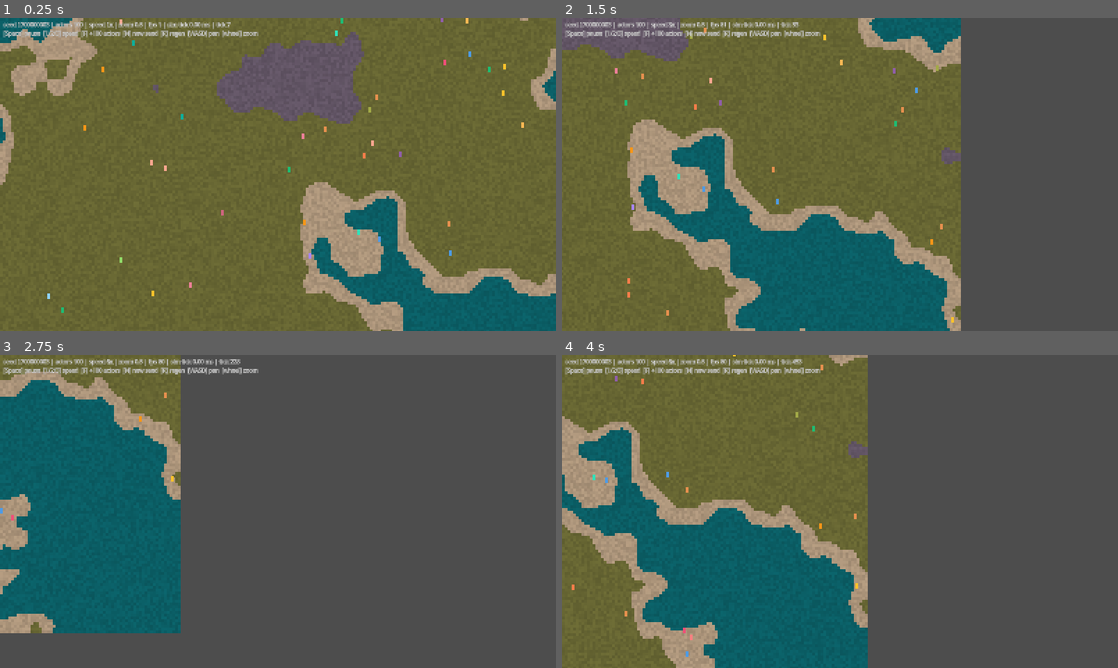
Above: before the commit, frames 1-4 (two rows, left to right).
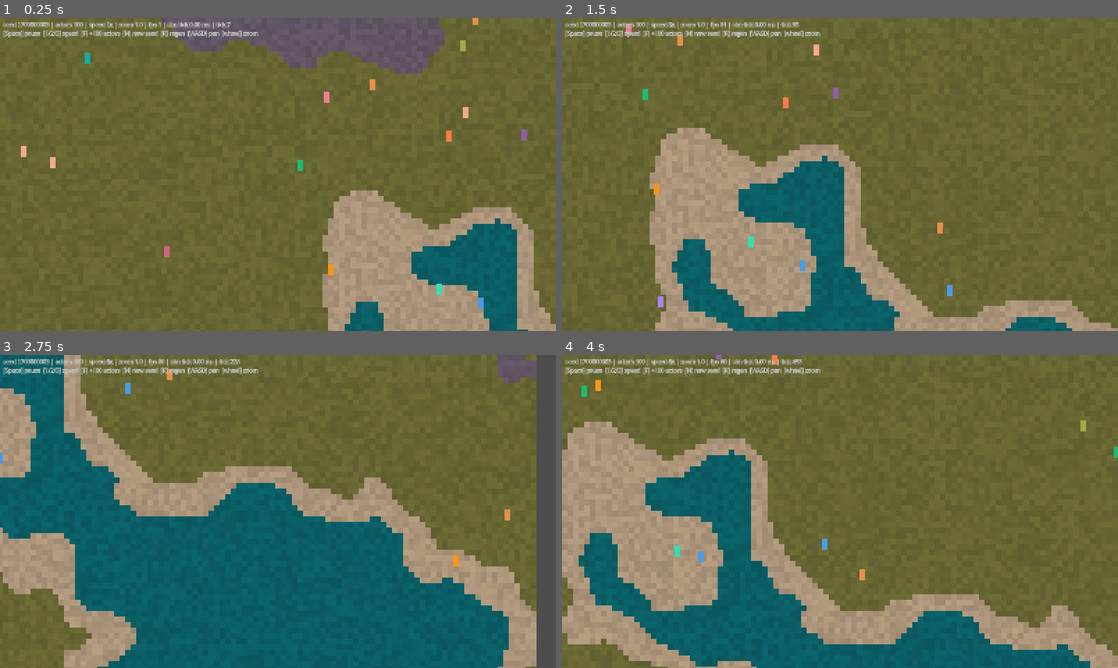
Above: after the commit, the same moments.

Repository: young-steveo/colony-sim
Game: Godot game, scene res://game/main.tscn
Two runs of this game, one before a commit and one after it. Both use one fixed random seed, a clock stepped at 60 frames per second and the inputs below.
Inputs (mouse positions are in pixels of both pictures, inside the frame that each line leads up to):
- Up to frame 1 (0.25 s): no input
- Up to frame 2 (1.5 s): move the mouse to (962, 158) at 0.52 s; hold D (pan_right) 0.53-1.28 s; hold 1 (sim_speed_1) 0.53-1.28 s; move the mouse to (728, 190) at 1.27 s; hold S (pan_down) from 1.28 s (still down); tap 2 (sim_speed_2) at 1.35 s
- Up to frame 3 (2.75 s): move the mouse to (333, 442) at 2.02 s; release S (pan_down) at 2.03 s; hold D (pan_right) from 2.03 s (still down); hold 3 (sim_speed_3) from 2.03 s (still down)
- Up to frame 4 (4 s): move the mouse to (812, 574) at 2.77 s; release D (pan_right) at 2.78 s; release 3 (sim_speed_3) at 2.78 s; hold W (pan_up) 2.78-3.53 s; tap Mouse wheel up (zoom_in) at 2.85 s; move the mouse to (1006, 558) at 3.52 s; hold A (pan_left) from 3.53 s (still down); hold Mouse wheel down (zoom_out) from 3.53 s (still down)

The runs differ from the first frame. In frame 1, 26% of the frame differs, in the area x 0-100%, y 0-100%; in frame 2, 54%; in frame 3, 80%, in the area x 0-97%, y 0-100%; in frame 4, 68%.

Commit message:
Ratify 16x16 tiles / 16x32 pawns; default zoom to 1.0
GDD presentation section and open-questions updated to record the
decision; camera now starts at 16 screen px per tile.

Co-Authored-By: Claude Fable 5 <noreply@anthropic.com>

Diff:
--- a/game/main.gd
+++ b/game/main.gd
@@ -11,7 +11,7 @@
 # Camera zoom locked to steps where a 16px tile lands on whole screen pixels
 # (4, 8, 16, 32, 48, 64 px/tile) — crisp pixel art at every stop.
 const ZOOM_STEPS: Array[float] = [0.25, 0.5, 1.0, 2.0, 3.0, 4.0]
-const DEFAULT_ZOOM_IDX := 1
+const DEFAULT_ZOOM_IDX := 2
 
 var sim: Simulation
 var world_seed := 0
Not shown, changed: GDD.md
